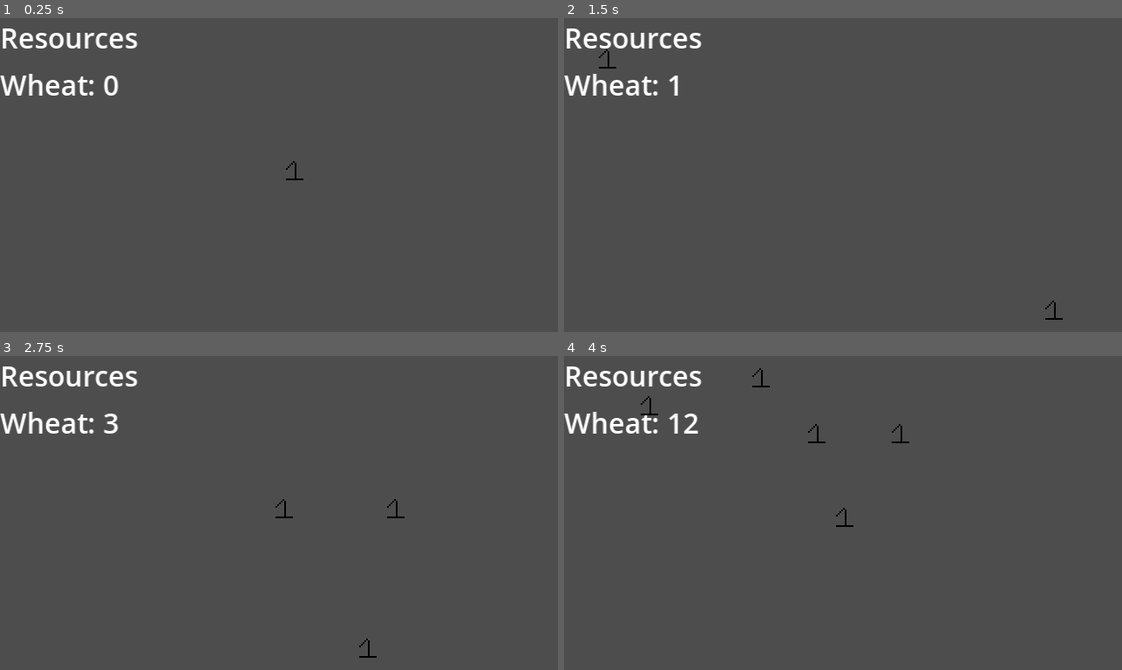
Above: before the commit, frames 1-4 (two rows, left to right).
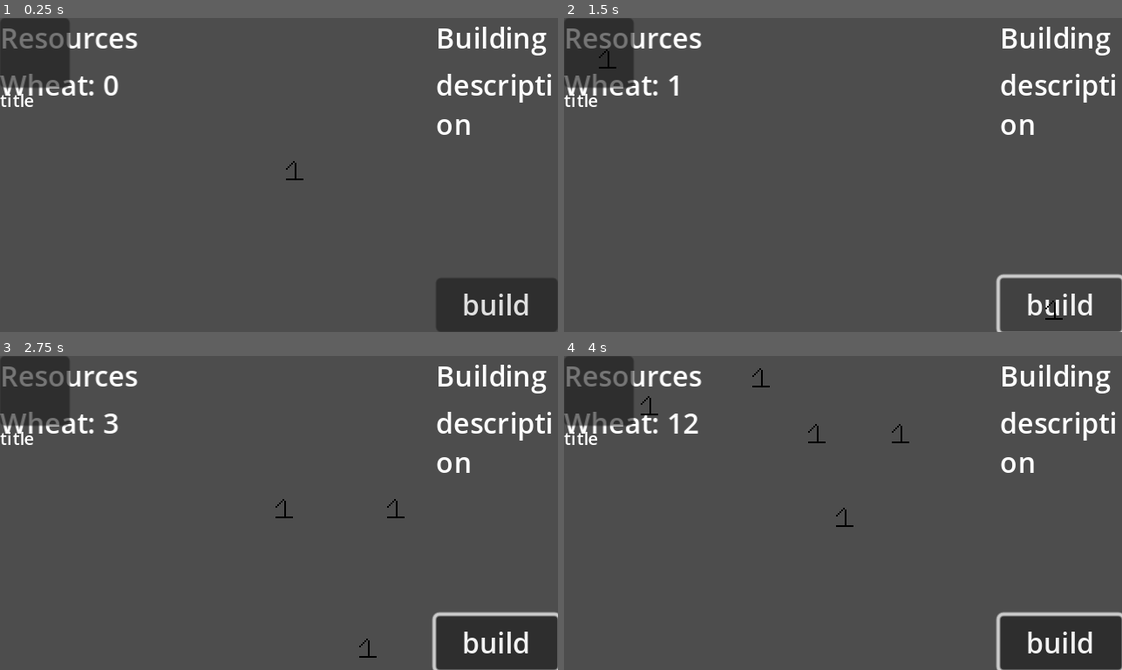
Above: after the commit, the same moments.

Repository: InRe-Dan/gmtk2024
Game: Godot game, scene res://world.tscn
Same seed, same stepped clock (60 frames per second), same inputs: the game is played once before the commit and once after it.
Inputs (mouse positions are in pixels of both pictures, inside the frame that each line leads up to):
- Up to frame 1 (0.25 s): no input
- Up to frame 2 (1.5 s): click (597, 52) at 0.5 s, where only the run after the commit has a clickable "title"; click (1060, 303) at 1.25 s, where only the run after the commit has a clickable "build"
- Up to frame 3 (2.75 s): move the mouse to (401, 497) at 2.02 s; press the mouse at (401, 497) at 2.03 s; hold D (pan_right) from 2.03 s (still down)
- Up to frame 4 (4 s): move the mouse to (731, 528) at 2.77 s; release D (pan_right) at 2.78 s; release the mouse at (731, 528) at 2.78 s; hold S (pan_down) 2.78-3.53 s; click (731, 528) at 2.85 s; move the mouse to (898, 443) at 3.52 s; press the mouse at (898, 443) at 3.53 s; hold D (pan_right) from 3.53 s (still down)

The runs differ from the first frame. In frame 1, 7.7% of the frame differs, in the area x 0-100%, y 0-100%; in frame 2, 5.1%; in frame 3, 8.2%; in frame 4, 8.2%.

Commit message:
Started on build menu

Diff:
--- /dev/null
+++ b/Interface/building_button.gd
@@ -0,0 +1,11 @@
+extends Button
+
+
+# Called when the node enters the scene tree for the first time.
+func _ready() -> void:
+	pass # Replace with function body.
+
+
+# Called every frame. 'delta' is the elapsed time since the previous frame.
+func _process(delta: float) -> void:
+	pass
--- /dev/null
+++ b/Interface/building_button.tscn
@@ -0,0 +1,29 @@
+[gd_scene load_steps=2 format=3 uid="uid://cchp0uy3e1wqk"]
+
+[sub_resource type="LabelSettings" id="LabelSettings_8lvbh"]
+font_size = 10
+
+[node name="BuildingButton" type="Button"]
+custom_minimum_size = Vector2(40, 40)
+anchors_preset = 15
+anchor_right = 1.0
+anchor_bottom = 1.0
+offset_right = -280.0
+offset_bottom = -140.0
+grow_horizontal = 2
+grow_vertical = 2
+
+[node name="Icon" type="TextureRect" parent="."]
+layout_mode = 0
+offset_right = 40.0
+offset_bottom = 40.0
+
+[node name="Title" type="Label" parent="."]
+layout_mode = 1
+anchors_preset = -1
+anchor_top = 1.0
+anchor_bottom = 1.0
+offset_right = 40.0
+offset_bottom = 23.0
+text = "title"
+label_settings = SubResource("LabelSettings_8lvbh")
--- /dev/null
+++ b/Interface/building_menu.gd
@@ -0,0 +1,11 @@
+extends Control
+
+
+# Called when the node enters the scene tree for the first time.
+func _ready() -> void:
+	pass # Replace with function body.
+
+
+# Called every frame. 'delta' is the elapsed time since the previous frame.
+func _process(delta: float) -> void:
+	pass
--- /dev/null
+++ b/Interface/building_menu.tscn
@@ -0,0 +1,50 @@
+[gd_scene load_steps=4 format=3 uid="uid://copoh3r2oji4x"]
+
+[ext_resource type="PackedScene" uid="uid://cchp0uy3e1wqk" path="res://Interface/building_button.tscn" id="1_0874v"]
+[ext_resource type="Script" path="res://Interface/building_menu.gd" id="1_v7jlj"]
+[ext_resource type="Script" path="res://Interface/building_button.gd" id="2_gexqc"]
+
+[node name="BuildingMenu" type="Control"]
+texture_filter = 1
+layout_mode = 3
+anchors_preset = 15
+anchor_right = 1.0
+anchor_bottom = 1.0
+grow_horizontal = 2
+grow_vertical = 2
+script = ExtResource("1_v7jlj")
+
+[node name="HBoxContainer" type="HBoxContainer" parent="."]
+layout_mode = 1
+anchors_preset = -1
+anchor_right = 1.0
+anchor_bottom = 1.0
+grow_horizontal = 2
+grow_vertical = 2
+
+[node name="GridContainer" type="GridContainer" parent="HBoxContainer"]
+layout_mode = 2
+size_flags_horizontal = 3
+columns = 4
+
+[node name="BuildingButton" parent="HBoxContainer/GridContainer" instance=ExtResource("1_0874v")]
+layout_mode = 2
+script = ExtResource("2_gexqc")
+
+[node name="Information" type="VBoxContainer" parent="HBoxContainer"]
+custom_minimum_size = Vector2(70, 0)
+layout_mode = 2
+
+[node name="Title" type="Label" parent="HBoxContainer/Information"]
+layout_mode = 2
+text = "Building"
+
+[node name="RichTextLabel" type="RichTextLabel" parent="HBoxContainer/Information"]
+layout_mode = 2
+size_flags_vertical = 3
+text = "description"
+
+[node name="Button" type="Button" parent="HBoxContainer/Information"]
+custom_minimum_size = Vector2(0, 20)
+layout_mode = 2
+text = "build"
--- a/project.godot
+++ b/project.godot
@@ -18,6 +18,7 @@
 [autoload]
 
 ResourceDisplay="*res://Interface/resource_display.tscn"
+BuildingMenu="*res://Interface/building_menu.tscn"
 
 [display]
 
